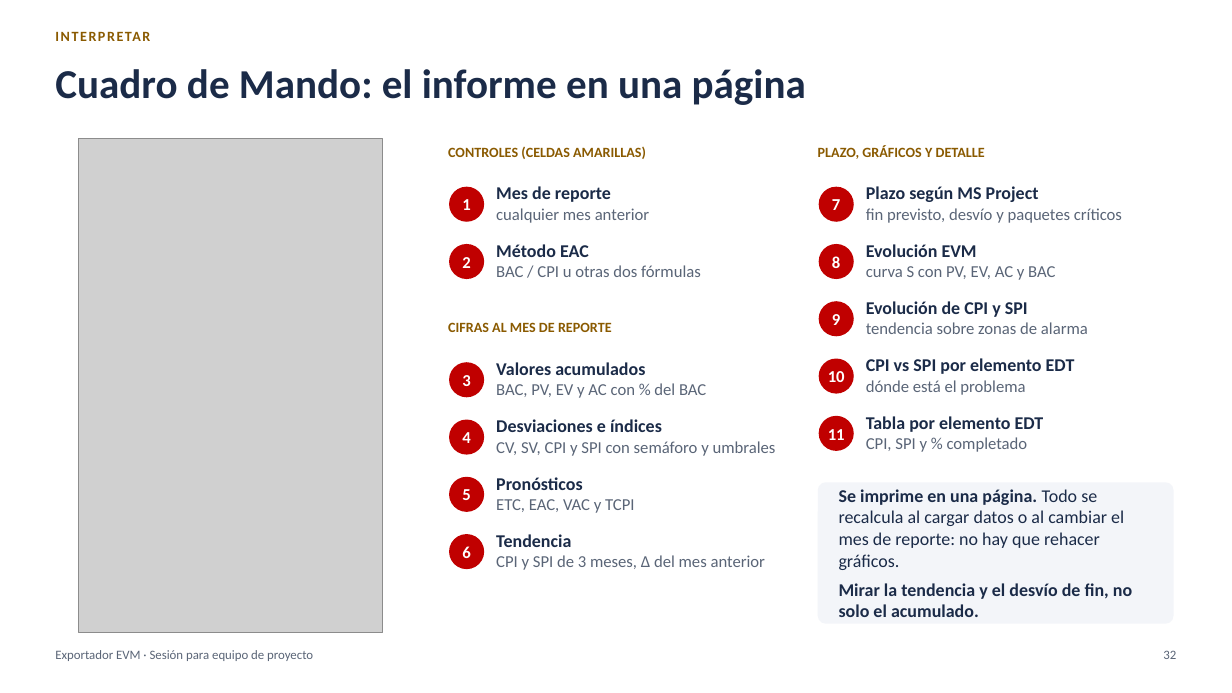
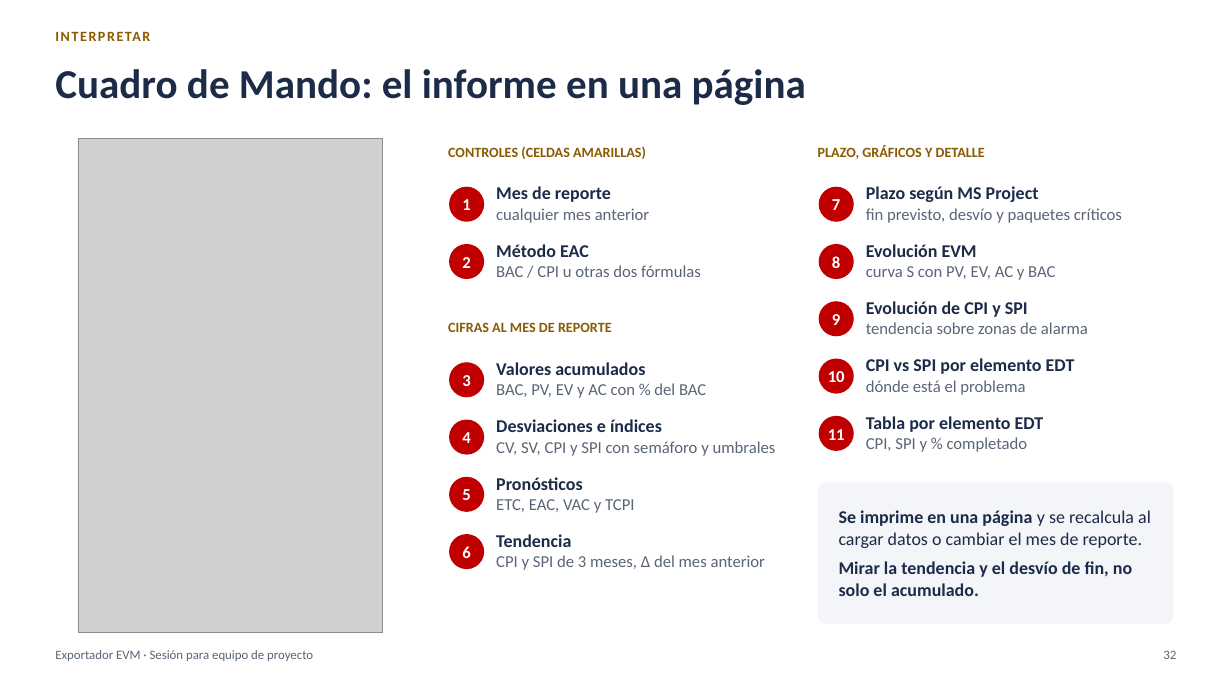
Before and after one commit to MarceloSalazar/evm-automation, a slide deck: slide 32 of docs/presentacion-jefes-de-proyecto.pptx. Drawn at 1232x693 pixels with LibreOffice and Linux fonts; fonts in the diff are those of the drawing; grey boxes stand for pictures. Boxes give left, top, right and bottom in pixels: in the first picture for what was removed or moved away, otherwise in the second. Text is boxed around its words. In the diff, an @@ line names an element or a change of style, - is before the commit and + after.

```diff
--- a/docs/presentacion-jefes-de-proyecto.pptx
+++ b/docs/presentacion-jefes-de-proyecto.pptx
@@ text in rounded rectangle at (839, 510, 1151, 548): text changed @@
-Se imprime en una página. Todo se recalcula al cargar datos o al cambiar el mes de reporte: no hay que rehacer gráficos.
+Se imprime en una página y se recalcula al cargar datos o cambiar el mes de reporte.
```
Also in this commit, not shown: 15 other slides changed, 1 other file.
